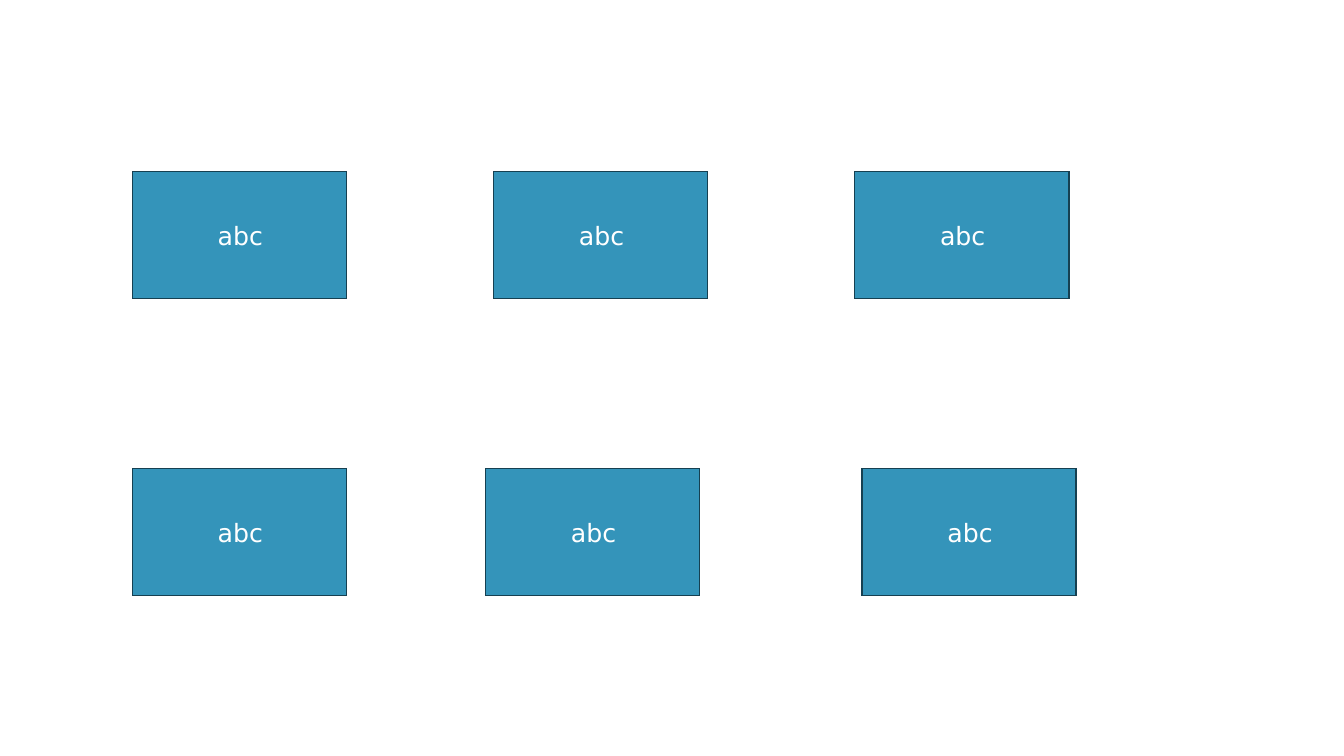
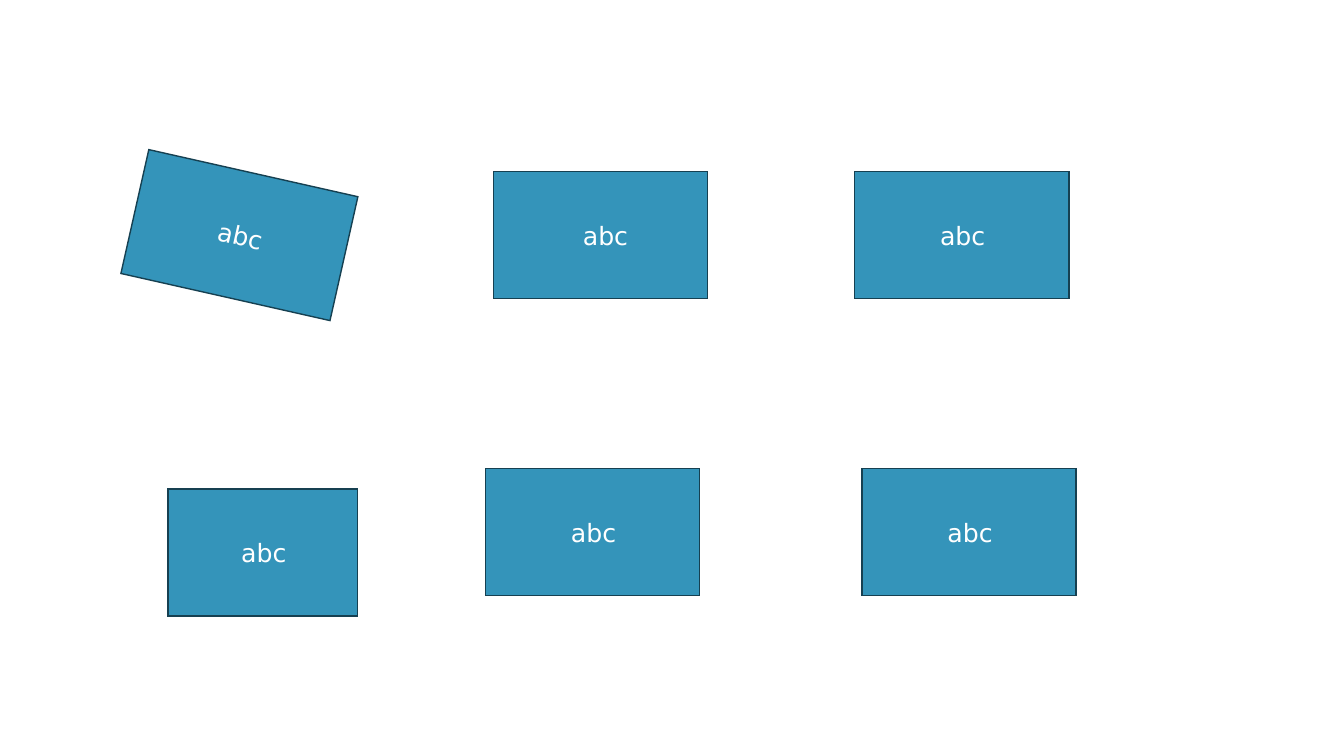
Before and after one commit to pyro-team/bkt-legacy, a slide deck: slide 3 of 20_development/BKT-Legacy.pptm. Drawn at 1344x756 pixels with LibreOffice and Linux fonts; fonts in the diff are those of the drawing. Boxes give left, top, right and bottom in pixels: in the first picture for what was removed or moved away, otherwise in the second. Text is boxed around its words. In the diff, an @@ line names an element or a change of style, - is before the commit and + after.

Commit message:
new ppt files and updated version number

```diff
--- a/20_development/BKT-Legacy.pptm
+++ b/20_development/BKT-Legacy.pptm
@@ rectangle "abc" at <box>121,149,358,320</box>: rotation 0 to 12 degrees @@
@@ rectangle "abc": place and size @@
-rectangle "abc" at <box>132,469,347,596</box>
+rectangle "abc" at <box>168,489,358,616</box>
```
Also in this commit, not shown: 2 other files.
